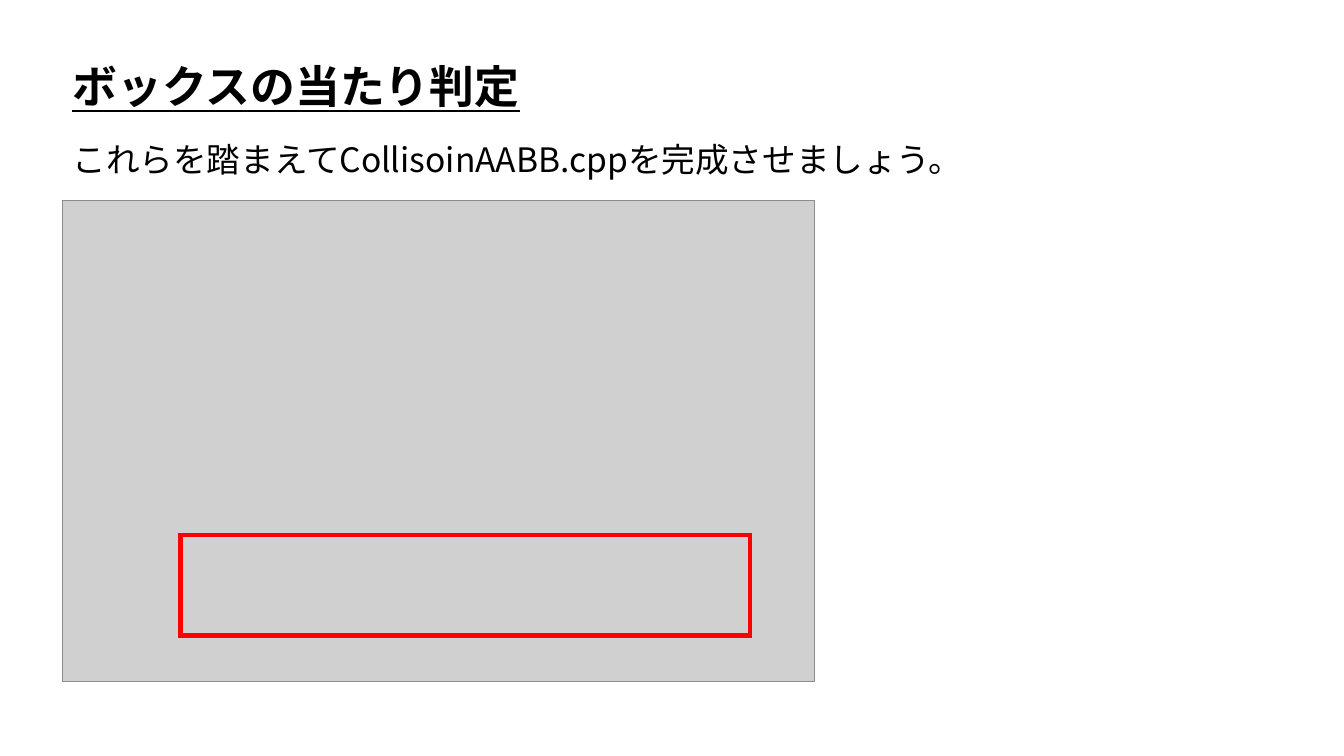
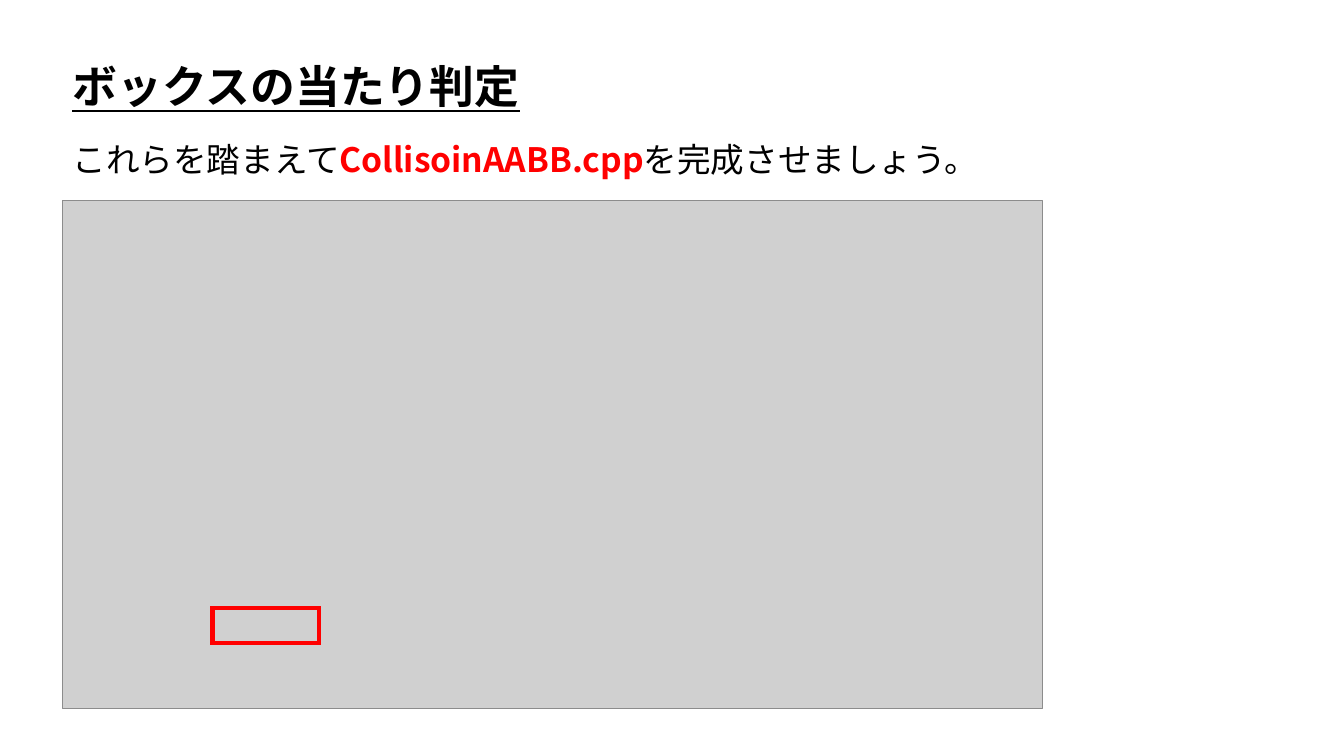
Before and after one commit to ArakiYusuke-Ohara/Textbook, a slide deck: slide 8 of ゲーム科2年/00_前期/ゲーム開発Ⅰ/07_ボックスの当たり判定（AABB）.pptx. Drawn at 1344x756 pixels with LibreOffice and Linux fonts; fonts in the diff are those of the drawing; grey boxes stand for pictures. Boxes give left, top, right and bottom in pixels: in the first picture for what was removed or moved away, otherwise in the second. Text is boxed around its words. In the diff, an @@ line names an element or a change of style, - is before the commit and + after.

```diff
--- a/ゲーム科2年/00_前期/ゲーム開発Ⅰ/07_ボックスの当たり判定（AABB）.pptx
+++ b/ゲーム科2年/00_前期/ゲーム開発Ⅰ/07_ボックスの当たり判定（AABB）.pptx
@@ text "これらを踏まえてCollisoinAABB.cppを完成させましょう。" at (x1=73, y1=143, x2=978, y2=180): text colour #000000 to #FF0000, bold on in "これらを踏まえてCollisoinAABB.cppを完成させましょう。" @@
@@ picture resized from (x1=63, y1=201, x2=815, y2=683) to (x1=63, y1=201, x2=1043, y2=709) @@
@@ rectangle removed at (x1=180, y1=535, x2=750, y2=636) @@
@@ rectangle added at (x1=213, y1=608, x2=320, y2=643), outline #FF0000 3 pt @@
```
Also in this commit, not shown: 4 other slides changed, 2 slides added, 26 other files.
